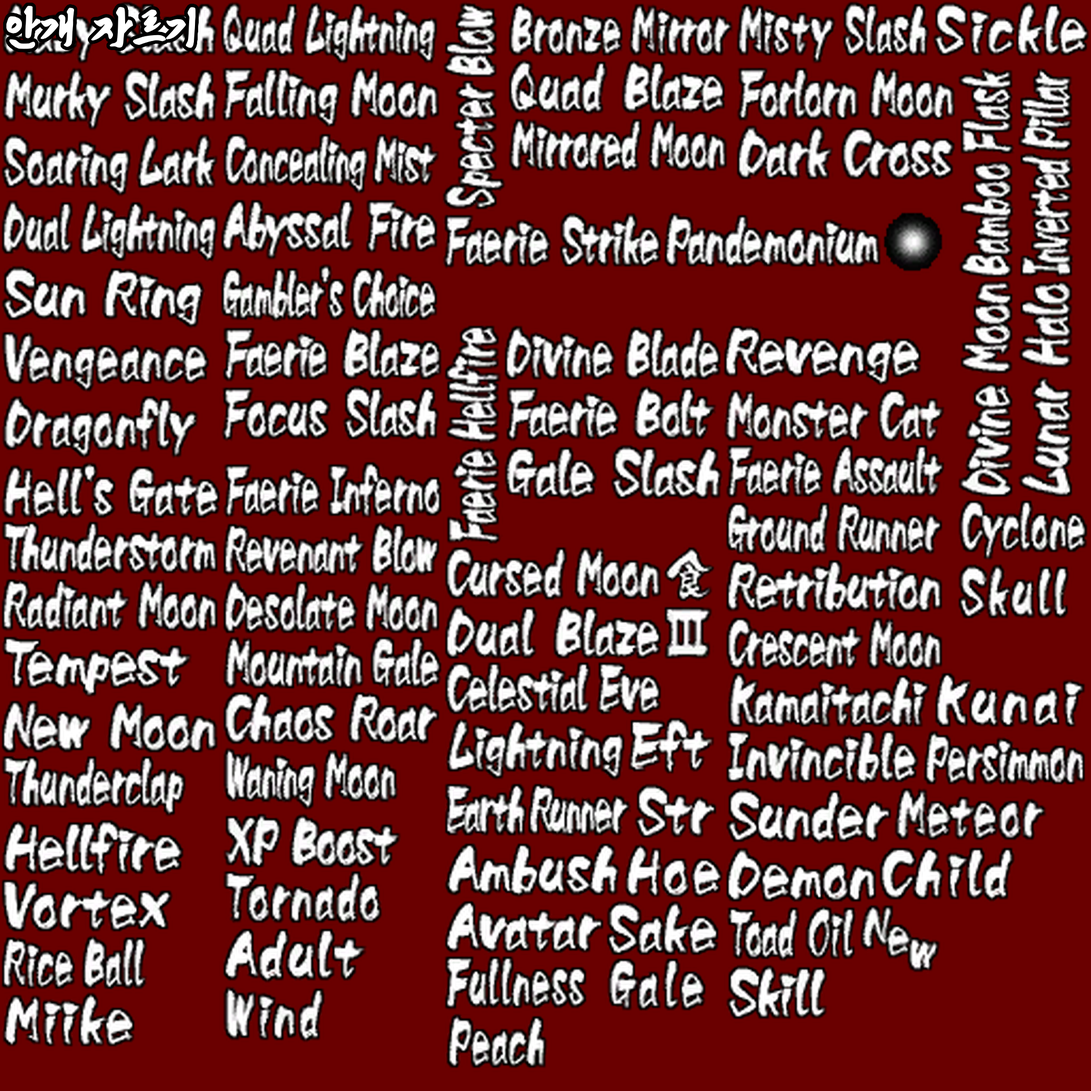
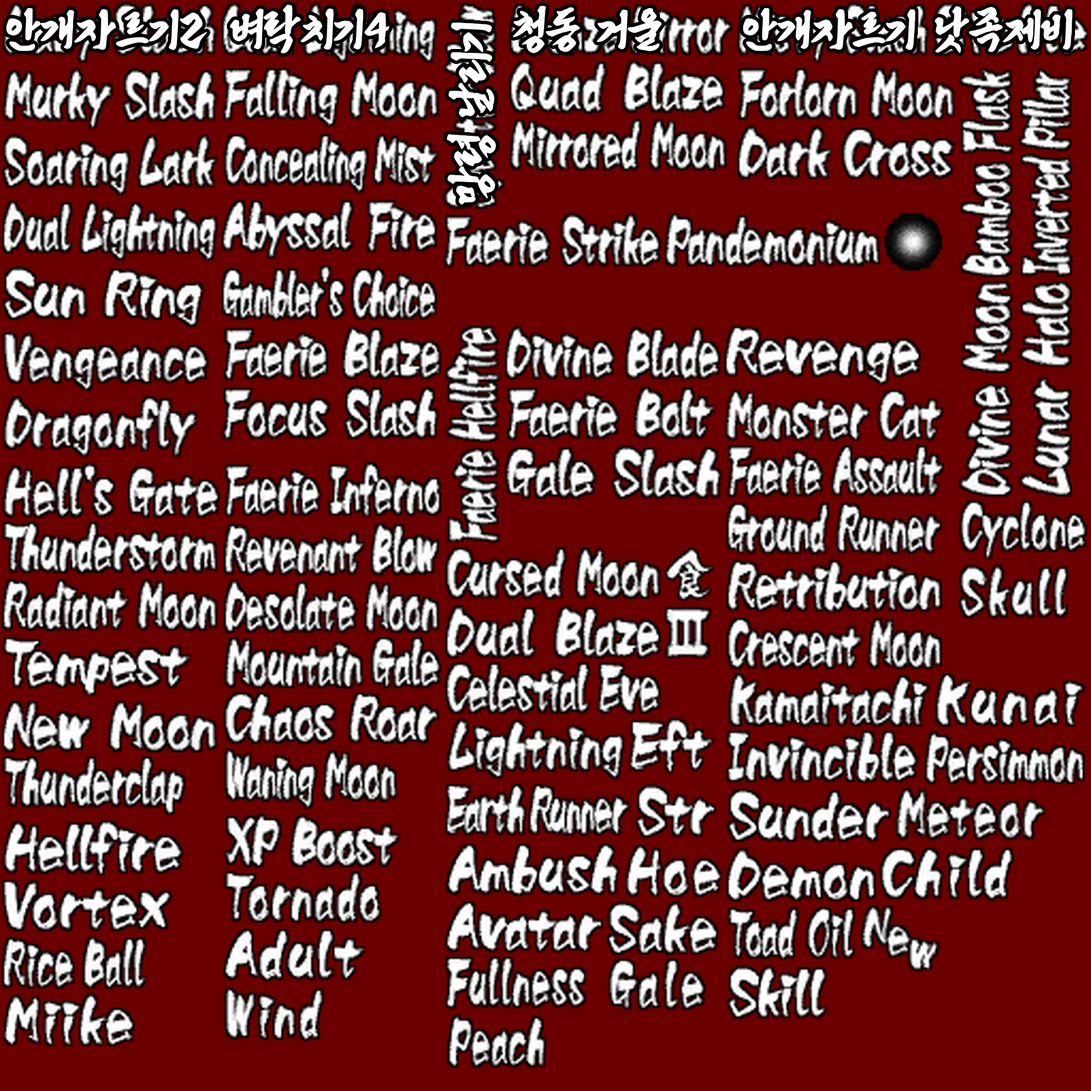
Revision of a layered 1091 x 1091 image; what changed, layer by layer:
pixels changed over [3, 1, 1077, 208] (layer not identified)
